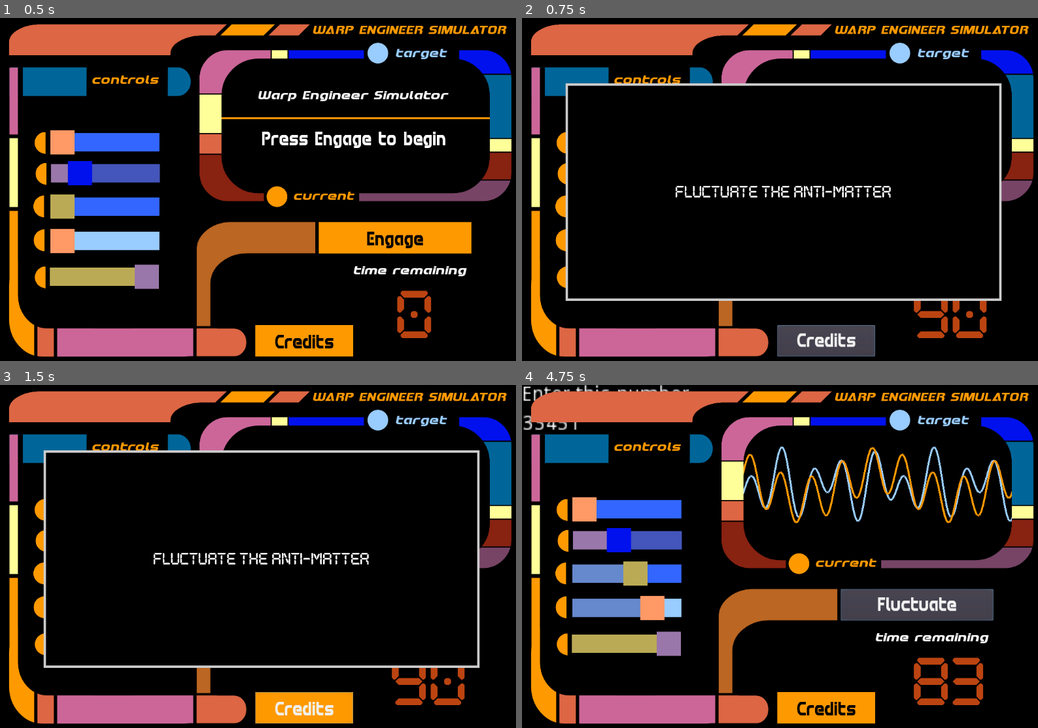
Above: before the commit, frames 1-4 (two rows, left to right).
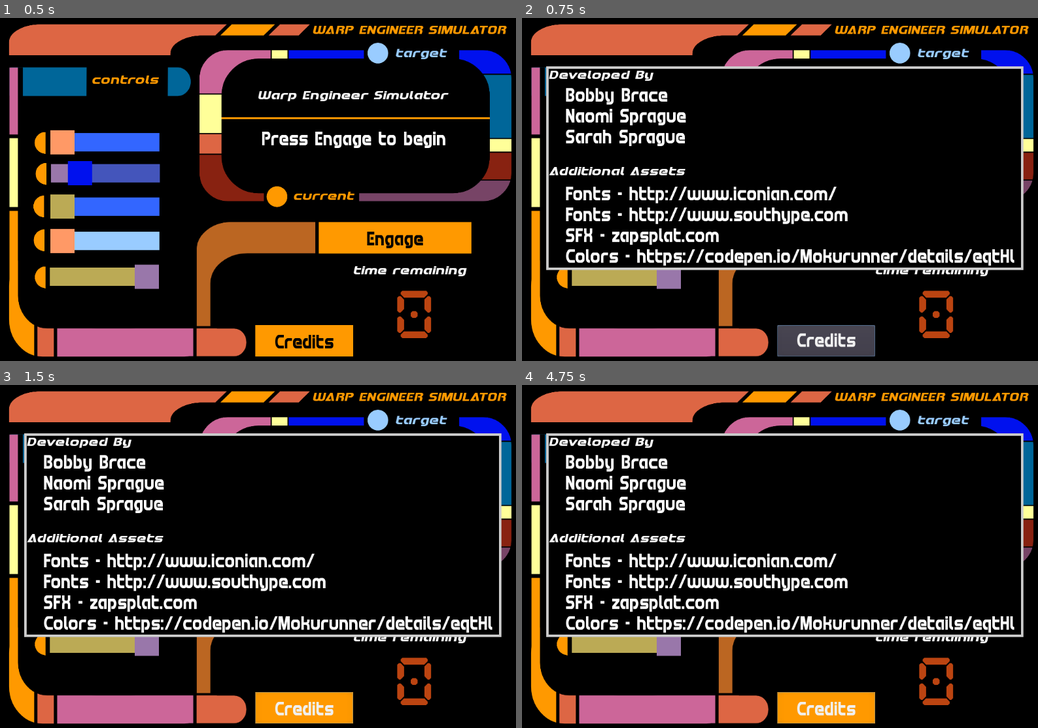
Above: after the commit, the same moments.

Repository: squiggle-at-squiggle/LDJam49
Game: Godot game, scene res://Scenes/Main.tscn
Two runs of this game, one before a commit and one after it. Both use one fixed random seed, a clock stepped at 60 frames per second and the inputs below.
Inputs (mouse positions are in pixels of both pictures, inside the frame that each line leads up to):
- Up to frame 1 (0.5 s): no input
- Up to frame 2 (0.75 s): click "Credits" at 0.5 s
- Up to frame 3 (1.5 s): click (397, 604) at 1.25 s, where only the run after the commit has a clickable "Engage"
- Up to frame 4 (4.75 s): click (919, 604) at 2 s, where only the run after the commit has a clickable "Engage"; click (919, 604) at 2.75 s, where only the run after the commit has a clickable "Engage"; click "Fluctuate" (after the commit: "Engage") at 4.25 s

Frame 1 is identical in both runs. In frame 2, 16% of the frame differs, in the area x 4-98%, y 14-94%; in frame 3, 16%; in frame 4, 26%, in the area x 0-98%, y 0-99%.

Commit message:
Finished adding credits functionality

Diff:
--- a/Code/ControlPanel.gd
+++ b/Code/ControlPanel.gd
@@ -63,3 +63,4 @@
 
 func _on_Credits_pressed():
 	emit_signal("credits")
+	$ButtonPressSound.play()
--- a/Code/Main.gd
+++ b/Code/Main.gd
@@ -12,10 +12,13 @@
 var solution4
 var solution5
 var gameStarted
+var creditsOpen
 
 # Called when the node enters the scene tree for the first time.
 func _ready():
 	gameStarted = false
+	creditsOpen = false
+	$EngineNoise.play()
 
 
 # Called every frame. 'delta' is the elapsed time since the previous frame.
@@ -25,9 +28,11 @@
 func NewGame():
 	gameStarted = true
 	$ControlPanel/Control/PlayerScreen.hide()
+	$ControlPanel/Control/Credits.hide()
 	$StartMessage/Control.hide()
 	$EndScreen/Control.hide()
-	$EngineNoise.play(3)
+	if !$EngineNoise.playing:
+		$EngineNoise.play()
 	$Countdown.set_timer(90)
 	new_round()
 
@@ -48,6 +53,7 @@
 	$ControlPanel/Control/Submit.text = "Engage"
 	$StartMessage/Control.show()
 	$ControlPanel/Control/Submit.show()
+	$ControlPanel/Control/Credits.show()
 
 
 func WinGame():
@@ -65,6 +71,7 @@
 	$ControlPanel/Control/Submit.text = "Engage"
 	$StartMessage/Control.show()
 	$ControlPanel/Control/Submit.show()
+	$ControlPanel/Control/Credits.show()
 
 func new_round():
 	var verb = Verb()
@@ -153,3 +160,12 @@
 func TechnoBabble():
 	var technoBabble = ["quantum filament", "anti-matter", "subsection cryptography"]
 	return technoBabble[randi() % technoBabble.size()]
+
+
+func _on_ControlPanel_credits():
+	if creditsOpen:
+		$Credits/Control.hide()
+		creditsOpen = false
+	else:
+		$Credits/Control.show()
+		creditsOpen = true
--- a/Scenes/ControlPanel.tscn
+++ b/Scenes/ControlPanel.tscn
@@ -205,7 +205,6 @@
 texture = ExtResource( 13 )
 
 [connection signal="pressed" from="Control/Submit" to="." method="_on_Submit_pressed"]
-[connection signal="pressed" from="Control/Credits" to="." method="_on_Submit_pressed"]
 [connection signal="pressed" from="Control/Credits" to="." method="_on_Credits_pressed"]
 [connection signal="changed" from="Control/SliderOne" to="." method="_on_SliderOne_changed"]
 [connection signal="changed" from="Control/SliderTwo" to="." method="_on_SliderTwo_changed"]
--- a/Scenes/Credits.tscn
+++ b/Scenes/Credits.tscn
@@ -5,10 +5,15 @@
 
 [sub_resource type="StyleBoxFlat" id=1]
 bg_color = Color( 0, 0, 0, 1 )
+border_width_left = 5
+border_width_top = 5
+border_width_right = 5
+border_width_bottom = 5
 
-[node name="CanvasLayer" type="CanvasLayer"]
+[node name="Credits" type="CanvasLayer"]
 
 [node name="Control" type="Control" parent="."]
+visible = false
 margin_right = 400.0
 margin_bottom = 233.0
 __meta__ = {
@@ -18,24 +23,31 @@
 [node name="Panel" type="Panel" parent="Control"]
 anchor_right = 1.0
 anchor_bottom = 1.0
+margin_right = 585.0
+margin_bottom = 188.0
 custom_styles/panel = SubResource( 1 )
 __meta__ = {
 "_edit_use_anchors_": false
 }
 
 [node name="DevelopedBy" type="Label" parent="Control/Panel"]
-margin_right = 40.0
-margin_bottom = 14.0
+margin_left = 5.0
+margin_top = 5.0
+margin_right = 223.0
+margin_bottom = 30.0
 custom_fonts/font = ExtResource( 1 )
 text = "Developed By"
+__meta__ = {
+"_edit_use_anchors_": false
+}
 
 [node name="Names" type="Label" parent="Control/Panel"]
-anchor_left = 0.5
-anchor_right = 0.5
-margin_left = -160.0
-margin_top = 30.0
-margin_right = -49.0
-margin_bottom = 87.0
+anchor_top = 0.5
+anchor_bottom = 0.5
+margin_left = 40.0
+margin_top = -170.5
+margin_right = 290.0
+margin_bottom = -44.5
 custom_fonts/font = ExtResource( 2 )
 text = "Bobby Brace
 Naomi Sprague
@@ -47,9 +59,10 @@
 [node name="AdditionalAssets" type="Label" parent="Control/Panel"]
 anchor_top = 0.5
 anchor_bottom = 0.5
+margin_left = 5.0
 margin_top = -7.0
-margin_right = 40.0
-margin_bottom = 7.0
+margin_right = 287.0
+margin_bottom = 18.0
 custom_fonts/font = ExtResource( 1 )
 text = "Additional Assets"
 __meta__ = {
--- a/Scenes/Main.tscn
+++ b/Scenes/Main.tscn
@@ -10,6 +10,7 @@
 [ext_resource path="res://Sound/sfx-success.mp3" type="AudioStream" id=8]
 [ext_resource path="res://Sound/sfx-negative.mp3" type="AudioStream" id=9]
 [ext_resource path="res://Scenes/MessageBox.tscn" type="PackedScene" id=10]
+[ext_resource path="res://Scenes/Credits.tscn" type="PackedScene" id=11]
 
 [node name="Main" type="Node"]
 script = ExtResource( 1 )
@@ -43,5 +44,11 @@
 offset = Vector2( 550, 90 )
 transform = Transform2D( 1, 0, 0, 1, 550, 90 )
 
+[node name="Credits" parent="." instance=ExtResource( 11 )]
+layer = 5
+offset = Vector2( 50, 100 )
+transform = Transform2D( 1, 0, 0, 1, 50, 100 )
+
+[connection signal="credits" from="ControlPanel" to="." method="_on_ControlPanel_credits"]
 [connection signal="submitted" from="ControlPanel" to="." method="CheckSubmission"]
 [connection signal="time_up" from="Countdown" to="." method="LoseGame"]
Not shown: 1 places in Scenes/Main.tscn that only renumber resources
